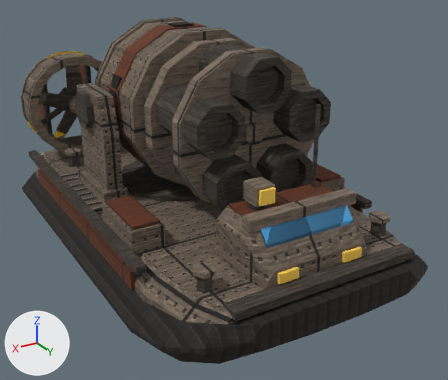
Renders of the glTF model art/models/cottonmouth.glb from each side of a commit.
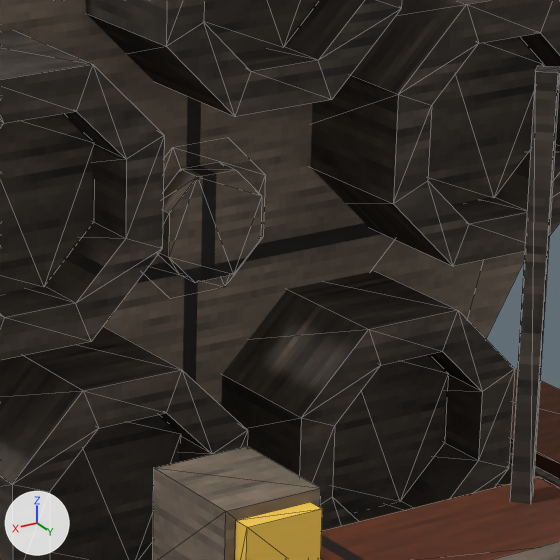
There are two pictures of each version: one whole from a camera (50 mm lens) standing at (46.6, 84.6, 56.7) and looking at (-2.0, 3.7, 16.3), one close up on the part from 48% to 72% of the width and 24% to 52% of the height. Lighting does not change. The marker at lower left points along +X, +Y and +Z. The first two pictures are the older version. The close-ups show mesh edges as thin lines. Where no turn or scale is listed for an object, it has been applied to the vertices. Vertices at exactly the same position are counted once.

In view in the first close-up: 'antenna', 'bore_floor', 'cab_roof', 'collar.001', 'muzzle', 'muzzle.001', 'muzzle.002', 'muzzle.003', 'muzzle.004', 'searchlight', 'searchlight_housing', 'spindle_cap' and 4 more.
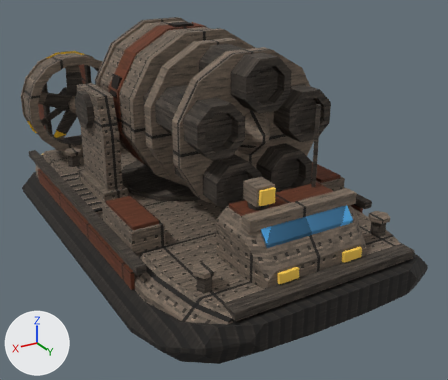
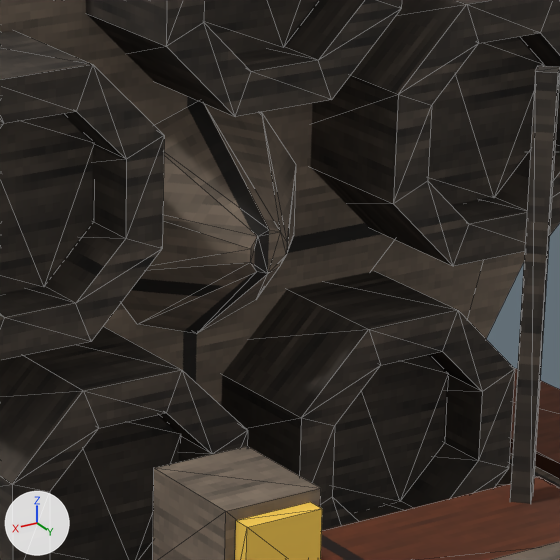
Boxes [x1, y1, x2, y2] around the edits, measured in the close-ups (560 x 560 px):
'spindle_cap', reshaped (68% wider, 93% taller)
    before: [158, 162, 262, 282]
    after: [121, 101, 296, 334]

The change in detail:
me_spindle_cap is used by ob_spindle_cap; location (0.0, 0.0, 0.0).
me_spindle_cap had 16 vertices, 28 faces and spanned x -1.48..1.48, y 14.7..15.5, z 28.02..30.98.
me_spindle_cap now has 20 vertices, 36 faces and spans x -3.14..3.14, y 14.7..18.0, z 26.2..32.8.
me_spindle_cap part 1: the whole mesh is rebuilt.
